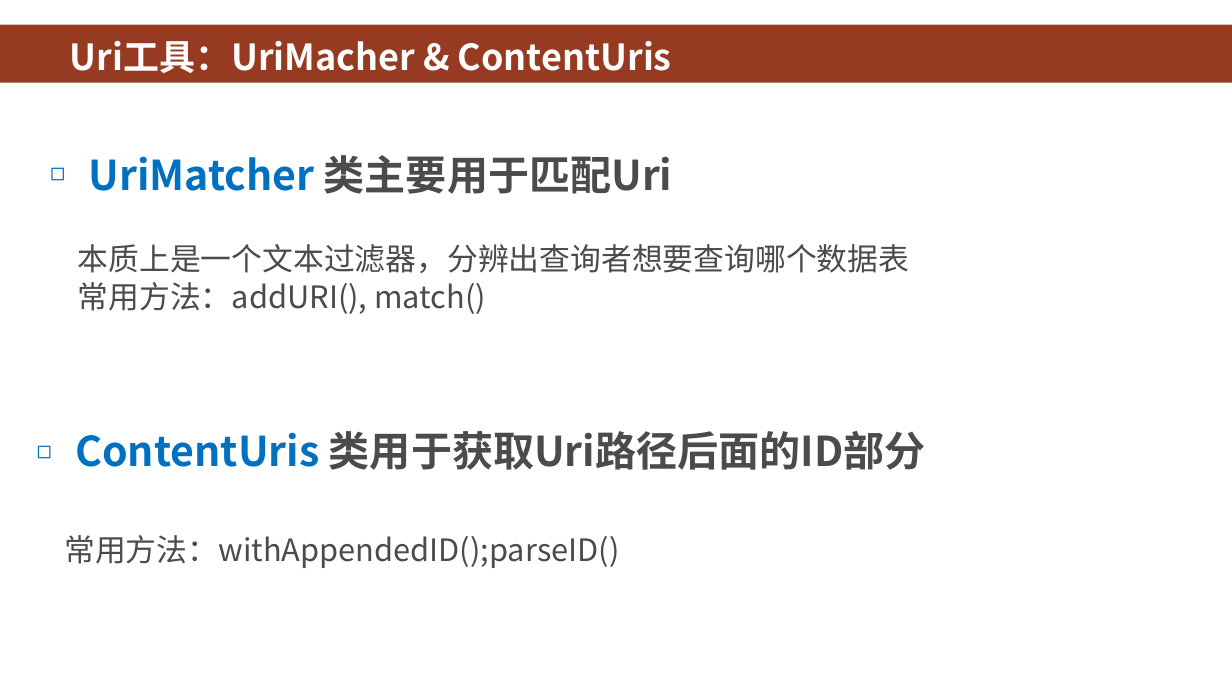
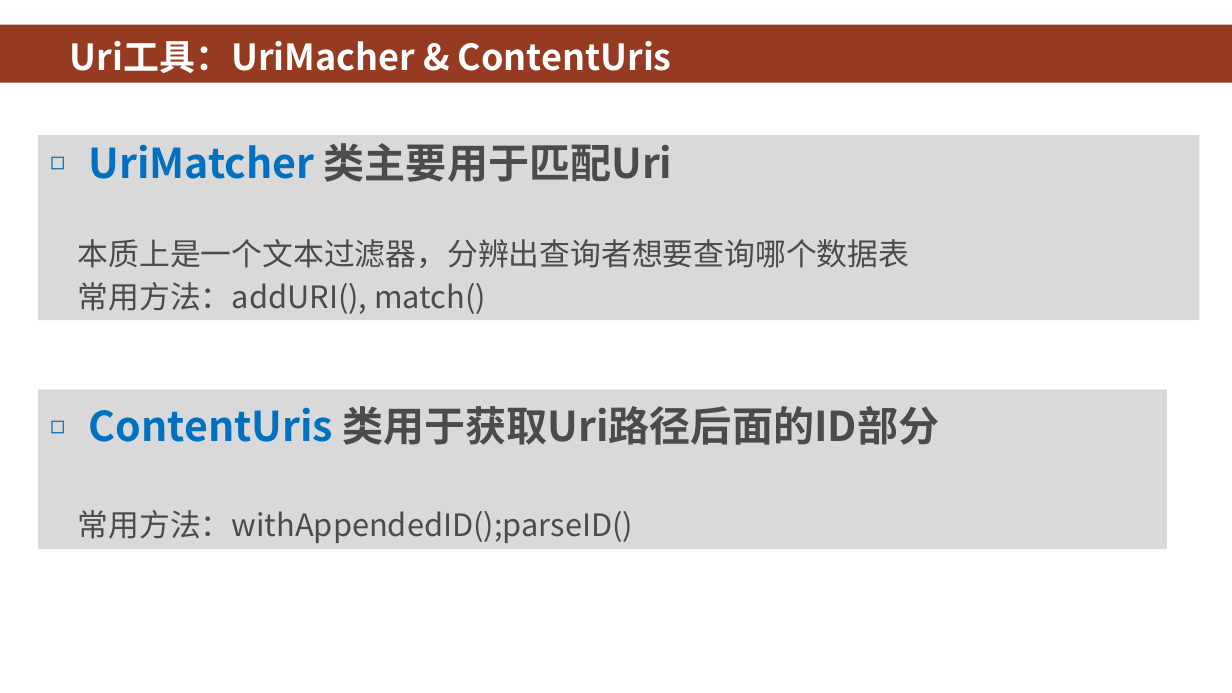
Before and after one commit to HBU/Android-PPT, a slide deck: slide 27 of 08.0 -- 数据存储 -- 第08章.pptx. Drawn at 1232x693 pixels with LibreOffice and Linux fonts; fonts in the diff are those of the drawing; background and template pictures are left out. Boxes give left, top, right and bottom in pixels: in the first picture for what was removed or moved away, otherwise in the second. Text is boxed around its words. In the diff, an @@ line names an element or a change of style, - is before the commit and + after.

```diff
--- a/08.0 -- 数据存储 -- 第08章.pptx
+++ b/08.0 -- 数据存储 -- 第08章.pptx
@@ text "UriMatcher 类主要用于匹配Uri": place and size @@
-text "UriMatcher 类主要用于匹配Uri" at [78,155,910,314]
+text "UriMatcher 类主要用于匹配Uri" at [38,136,1200,320]
@@ text "UriMatcher 类主要用于匹配Uri" at [38,136,1200,320]: line spacing 0.7 to 0.8; fill none to #D9D9D9 @@
@@ text "ContentUris 类用于获取Uri路径后面的ID部分": place and size @@
-text "ContentUris 类用于获取Uri路径后面的ID部分" at [64,431,926,568]
+text "ContentUris 类用于获取Uri路径后面的ID部分" at [38,389,1167,549]
@@ text "ContentUris 类用于获取Uri路径后面的ID部分" at [38,389,1167,549]: fill none to #D9D9D9 @@
```
Also in this commit, not shown: 27 other slides changed.
